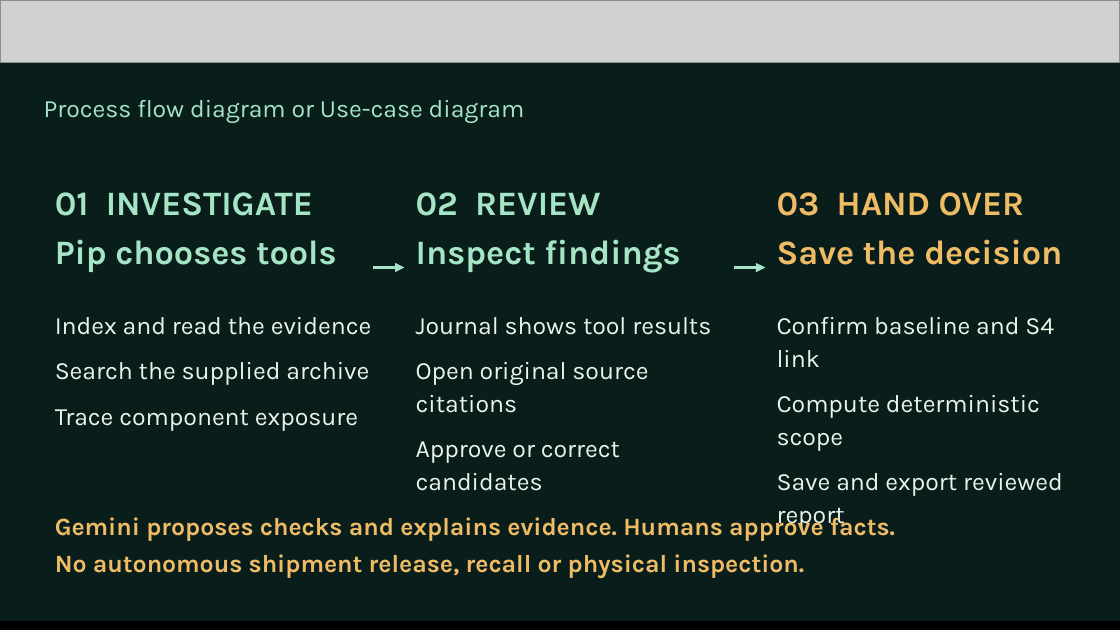
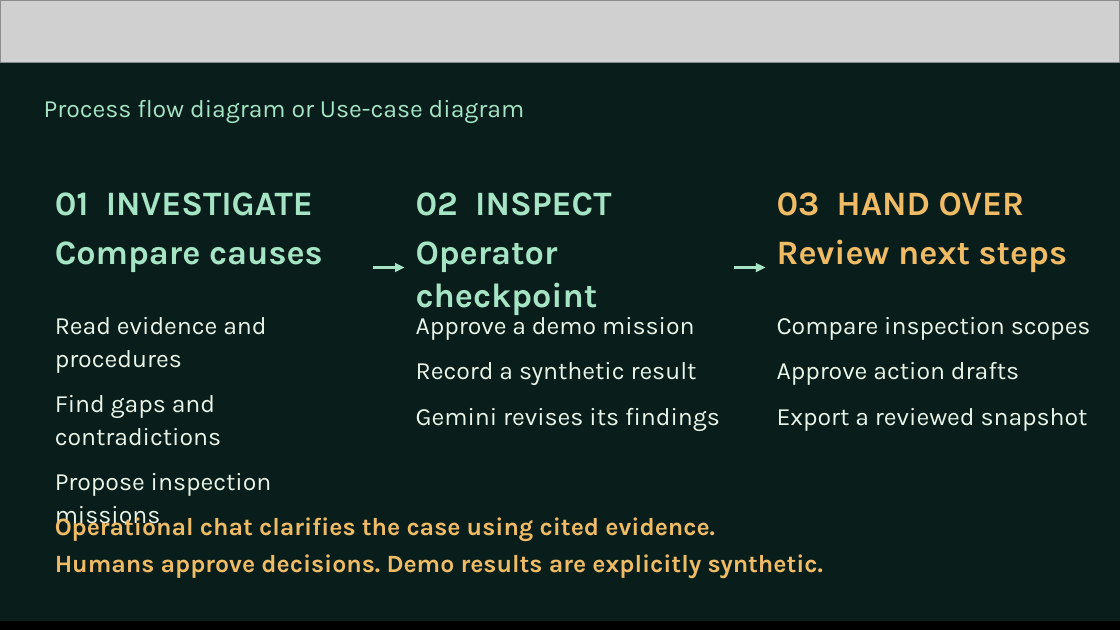
Before and after one commit to mk-tdev/BatchLens, a slide deck: slide 5 of docs/submission/BatchLens-Pitch-Review.pptx. Drawn at 1120x630 pixels with LibreOffice and Linux fonts; fonts in the diff are those of the drawing; grey boxes stand for pictures. Boxes give left, top, right and bottom in pixels: in the first picture for what was removed or moved away, otherwise in the second. Text is boxed around its words. In the diff, an @@ line names an element or a change of style, - is before the commit and + after.

Commit message:
Update pitch deck export for adaptive Gemini factory demo

```diff
--- a/docs/submission/BatchLens-Pitch-Review.pptx
+++ b/docs/submission/BatchLens-Pitch-Review.pptx
@@ text at (416, 192, 611, 315): text changed @@
-02 REVIEW
-Inspect findings
+02 INSPECT
+Operator checkpoint
@@ text at (777, 239, 1067, 272): text changed @@
-Save the decision
+Review next steps
@@ text at (55, 241, 323, 272): text changed @@
-Pip chooses tools
+Compare causes
@@ text at (55, 317, 272, 529): text changed @@
-Index and read the evidence
-Search the supplied archive
-Trace component exposure
+Read evidence and procedures
+Find gaps and contradictions
+Propose inspection missions
@@ text at (416, 312, 720, 430): text changed @@
-Journal shows tool results
-Open original source citations
-Approve or correct candidates
+Approve a demo mission
+Record a synthetic result
+Gemini revises its findings
@@ text at (777, 317, 1091, 430): text changed @@
-Confirm baseline and S4 link
-Compute deterministic scope
-Save and export reviewed report
+Compare inspection scopes
+Approve action drafts
+Export a reviewed snapshot
@@ text at (55, 513, 823, 578): text changed @@
-Gemini proposes checks and explains evidence. Humans approve facts.
-No autonomous shipment release, recall or physical inspection.
+Operational chat clarifies the case using cited evidence.
+Humans approve decisions. Demo results are explicitly synthetic.
```
Also in this commit, not shown: 10 other slides changed, 2 other files.
